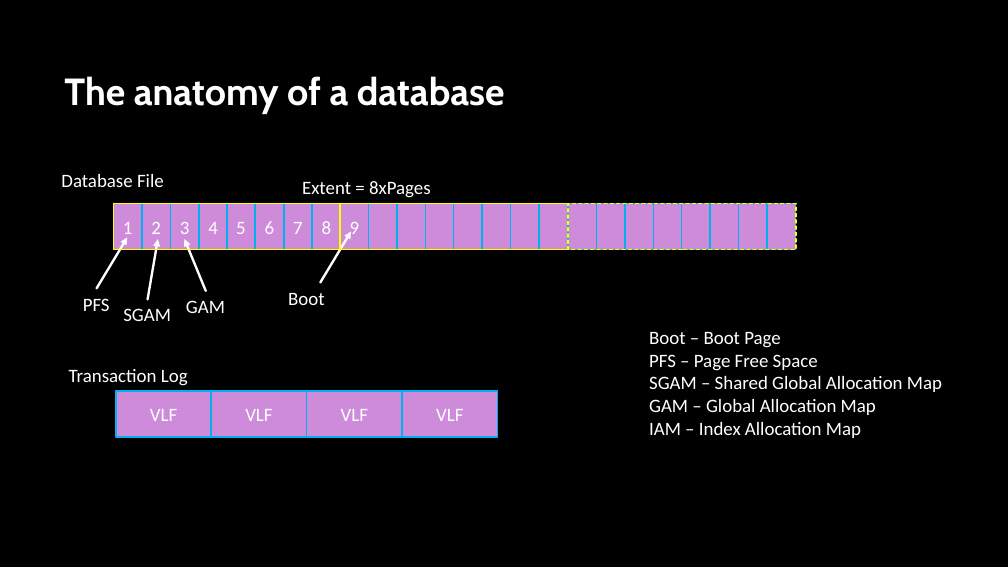
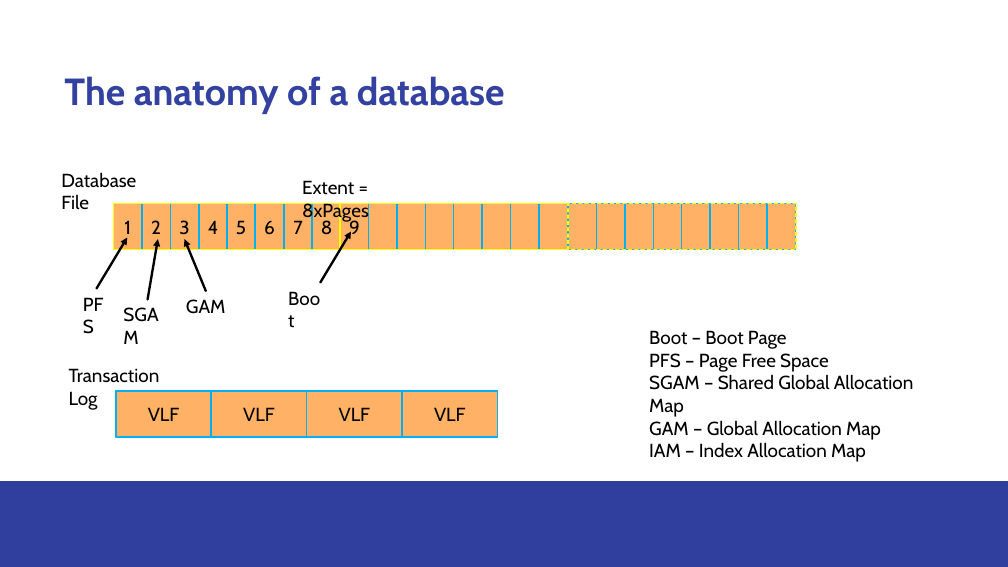
Before and after one commit to sabinio/SQLTraining, a slide deck: slide 8 of Slides/1. Logging.pptx. Drawn at 1008x567 pixels with LibreOffice and Linux fonts; fonts in the diff are those of the drawing; background and template pictures are left out. Boxes give left, top, right and bottom in pixels: in the first picture for what was removed or moved away, otherwise in the second. Text is boxed around its words. In the diff, an @@ line names an element or a change of style, - is before the commit and + after.

```diff
--- a/Slides/1. Logging.pptx
+++ b/Slides/1. Logging.pptx
@@ background picture (left out) to #FFFFFF @@
@@ title "The anatomy of a database" at bbox=[64, 76, 505, 114]: text colour #FFFFFF to #3342A1 @@
@@ font Calibri to Cabin, text colour #FFFFFF to #000000 in 8 elements at bbox=[61, 172, 136, 210], bbox=[69, 368, 160, 410], bbox=[76, 289, 118, 319], bbox=[649, 330, 913, 458], bbox=[116, 299, 179, 330], bbox=[186, 299, 226, 314], bbox=[281, 283, 333, 313], bbox=[302, 180, 369, 222] @@
@@ rectangle at bbox=[113, 203, 568, 250]: fill #AC3EC1 to #FF7F00; outline #7F2E8F 1.5 pt to #BD5E00 1.5 pt @@
@@ font Calibri to Cabin, text colour #FFFFFF to #000000; fill #CD8BDA to #FFB266 in 13 elements at bbox=[116, 391, 211, 437], bbox=[211, 391, 306, 437], bbox=[307, 391, 402, 437], bbox=[402, 391, 498, 437], bbox=[199, 203, 228, 250], bbox=[227, 203, 256, 250], bbox=[256, 203, 284, 250], bbox=[284, 203, 312, 250], bbox=[312, 203, 341, 250], bbox=[340, 203, 369, 250], bbox=[113, 203, 142, 250], bbox=[142, 203, 171, 250], bbox=[170, 203, 199, 250] @@
@@ fill #CD8BDA to #FFB266 in 15 elements at bbox=[369, 203, 398, 250], bbox=[397, 203, 426, 250], bbox=[426, 203, 454, 250], bbox=[454, 203, 482, 250], bbox=[482, 203, 511, 250], bbox=[510, 203, 539, 250], bbox=[539, 203, 568, 250], bbox=[568, 203, 597, 250], bbox=[597, 203, 625, 250], bbox=[625, 203, 654, 250], bbox=[654, 203, 683, 250], bbox=[681, 203, 710, 250], bbox=[710, 203, 739, 250], bbox=[739, 203, 768, 250], bbox=[768, 203, 796, 250] @@
@@ arrow (97, 289) - (127, 237): stroke #FFFFFF 2.25 pt to #000000 2.25 pt @@
@@ arrow (147, 299) - (158, 239): stroke #FFFFFF 2.25 pt to #000000 2.25 pt @@
@@ arrow (206, 291) - (185, 239): stroke #FFFFFF 2.25 pt to #000000 2.25 pt @@
@@ arrow (321, 283) - (351, 231): stroke #FFFFFF 2.25 pt to #000000 2.25 pt @@
@@ rectangle at bbox=[116, 391, 498, 437]: fill #AC3EC1 to #FF7F00; outline #7F2E8F 1.5 pt to #BD5E00 1.5 pt @@
@@ rectangle added at bbox=[0, 481, 1008, 567], fill #FFFFFF, outline #FFFFFF 1.5 pt @@
@@ rectangle added at bbox=[0, 481, 1008, 567], fill #303F9E @@
```
Also in this commit, not shown: 41 other slides changed, 23 other files.
